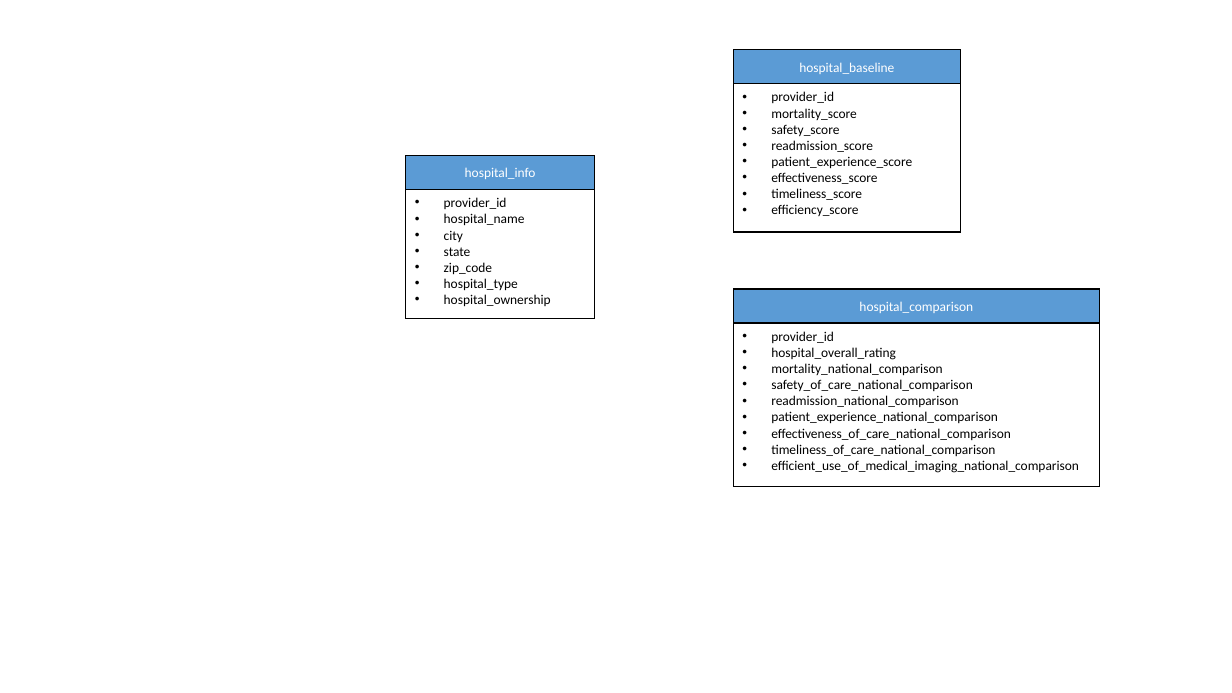
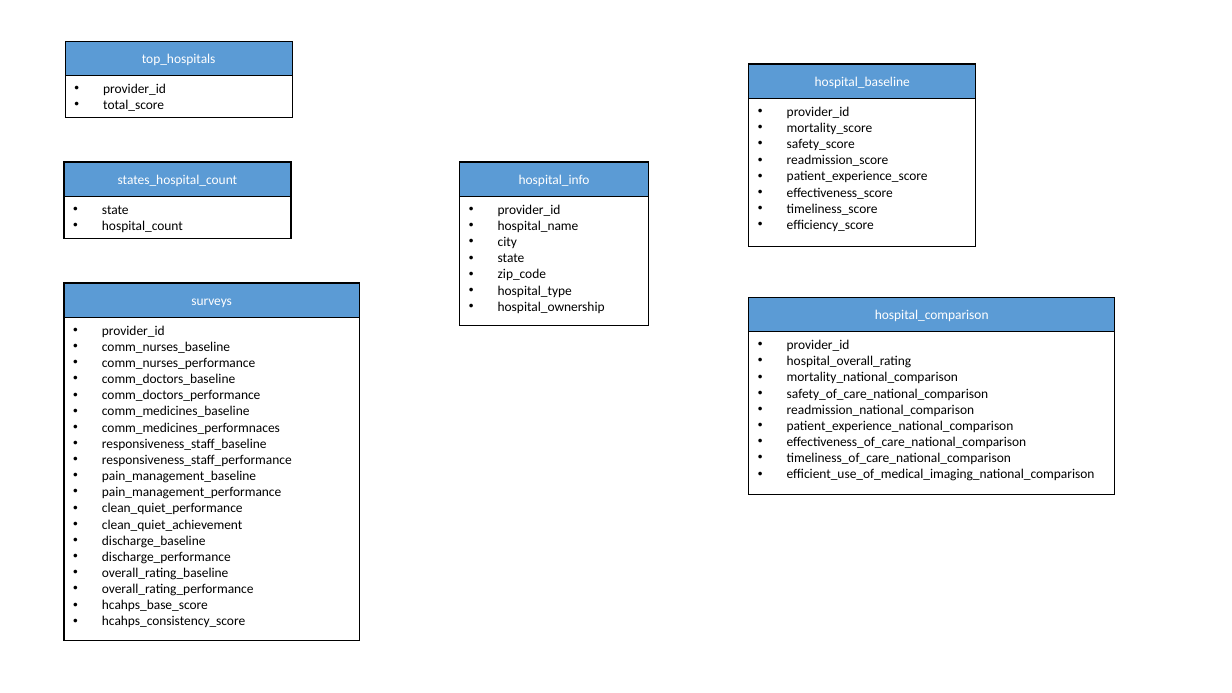
Before and after one commit to phattdoan/w205-exercise_1, a slide deck: slide 2 of documents/ERF.pptx. Drawn at 1232x693 pixels with LibreOffice and Linux fonts; fonts in the diff are those of the drawing. Boxes give left, top, right and bottom in pixels: in the first picture for what was removed or moved away, otherwise in the second. Text is boxed around its words. In the diff, an @@ line names an element or a change of style, - is before the commit and + after.

```diff
--- a/documents/ERF.pptx
+++ b/documents/ERF.pptx
@@ rectangle added at [66, 42, 293, 76], fill #5B9BD5, outline #000000 1 pt, 10.5 pt, text #FFFFFF @@
+top_hospitals
@@ rectangle added at [66, 76, 293, 118], fill #FFFFFF, outline #000000 1 pt, 10.5 pt, text #000000 @@
+• provider_id
+• total_score
@@ rectangle "hospital_baseline": place and size @@
-rectangle "hospital_baseline" at [734, 50, 961, 84]
+rectangle "hospital_baseline" at [749, 64, 976, 98]
@@ rectangle "provider_id": place and size @@
-rectangle "provider_id" at [734, 84, 961, 232]
+rectangle "provider_id" at [749, 98, 976, 246]
@@ rectangle added at [64, 163, 291, 197], fill #5B9BD5, outline #000000 1 pt, 10.5 pt, text #FFFFFF @@
+states_hospital_count
@@ rectangle "hospital_info": place and size @@
-rectangle "hospital_info" at [406, 155, 594, 189]
+rectangle "hospital_info" at [460, 163, 649, 197]
@@ rectangle added at [64, 197, 291, 239], fill #FFFFFF, outline #000000 1 pt, 10.5 pt, text #000000 @@
+• state
+• hospital_count
@@ rectangle "provider_id": place and size @@
-rectangle "provider_id" at [406, 189, 594, 318]
+rectangle "provider_id" at [460, 197, 649, 325]
@@ rectangle added at [64, 283, 360, 317], fill #5B9BD5, outline #000000 1 pt, 10.5 pt, text #FFFFFF @@
+surveys
@@ rectangle "hospital_comparison": place and size @@
-rectangle "hospital_comparison" at [734, 289, 1100, 323]
+rectangle "hospital_comparison" at [749, 298, 1115, 332]
@@ rectangle added at [64, 317, 360, 640], fill #FFFFFF, outline #000000 1 pt, 10.5 pt, text #000000 @@
+• provider_id
+• comm_nurses_baseline
+• comm_nurses_performance
+• comm_doctors_baseline
+• comm_doctors_performance
+• comm_medicines_baseline
+• comm_medicines_performnaces
+• responsiveness_staff_baseline
+• responsiveness_staff_performance
+• pain_management_baseline
+• pain_management_performance
+• clean_quiet_performance
+• clean_quiet_achievement
+• discharge_baseline
+• discharge_performance
+• overall_rating_baseline
+• overall_rating_performance
+• hcahps_base_score
+• hcahps_consistency_score
@@ rectangle "provider_id": place and size @@
-rectangle "provider_id" at [734, 323, 1100, 486]
+rectangle "provider_id" at [749, 332, 1115, 494]
```
Also in this commit, not shown: 5 other files.
